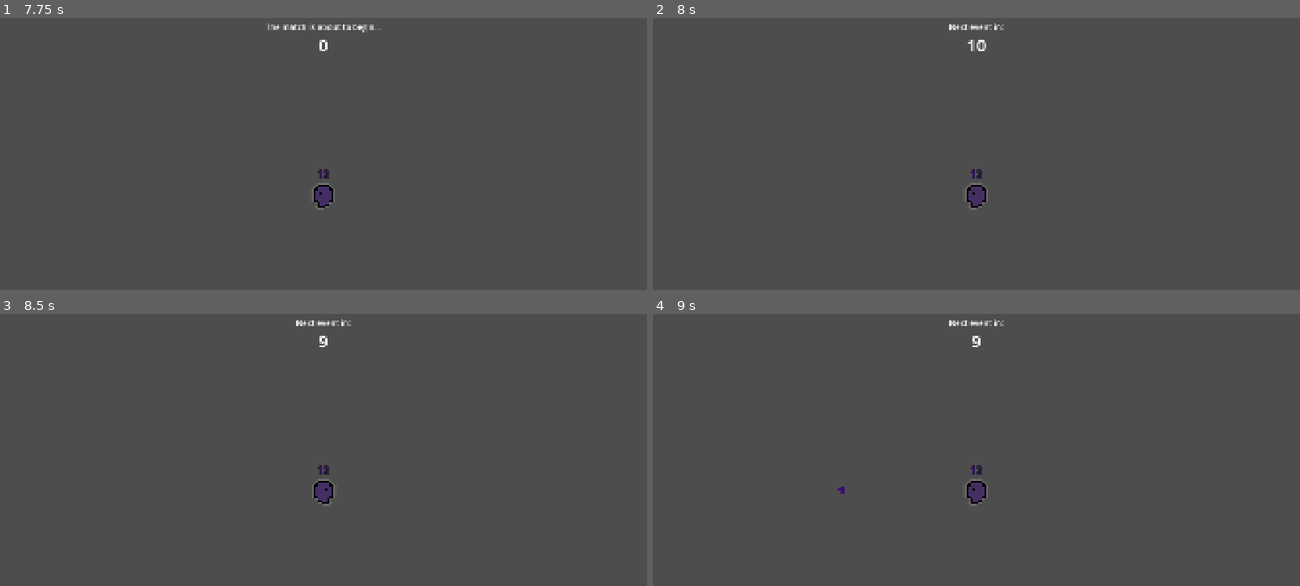
Above: before the commit, frames 1-4 (two rows, left to right).
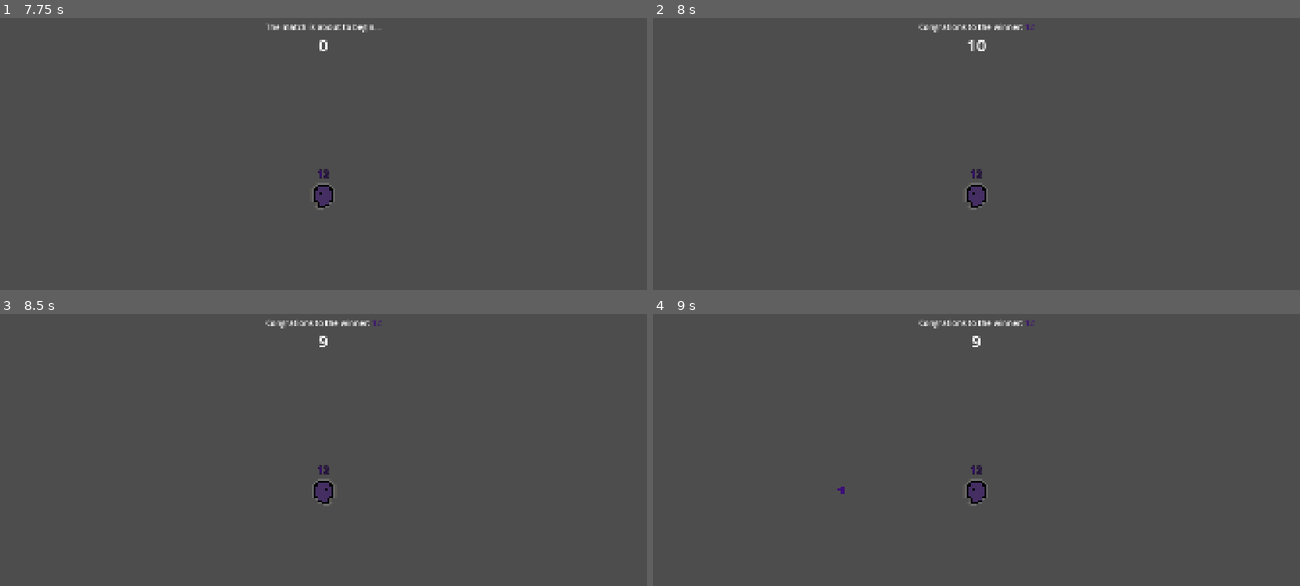
Above: after the commit, the same moments.

Repository: Mrneptune11/Unlimited-Games-Jam
Game: Godot game, scene res://Main/Lobby/Lobby.tscn
Same seed, same stepped clock (60 frames per second), same inputs: the game is played once before the commit and once after it.
Inputs (mouse positions are in pixels of both pictures, inside the frame that each line leads up to):
- Up to frame 1 (7.75 s): click (336, 200) at 0.52 s; type "12" at 0.6 s; click "Host" at 1.25 s; click (323, 194) at 2.02 s; type "12" at 2.1 s; click "Start Game" at 2.75 s; click "Submit" at 3.5 s; tap Enter at 4.25, 6.5 s; hold D (move_right) 4.28-5.78 s; tap 0 every 0.75 s from 4.35 to 7.35 s; tap Space (move_up) at 4.52, 5.27, 5.75, 6.77, 7.25, 7.52 s; hold A (move_left) 5.78-6.53 s; hold D (move_right) from 6.53 s (still down)
- Up to frame 2 (8 s): keep holding D (move_right)
- Up to frame 3 (8.5 s): release D (move_right) at 8.03 s; hold A (move_left) from 8.03 s (still down); tap 0 at 8.1 s; tap Space (move_up) at 8.27 s
- Up to frame 4 (9 s): tap Enter at 8.75 s; release A (move_left) at 8.78 s; hold D (move_right) from 8.78 s (still down); tap 0 at 8.85 s

Frame 1 is identical in both runs. In frame 2, 0.3% of the frame differs, in the area x 41-59%, y 1-6%; in frame 3, 0.3%; in frame 4, 0.3%.

Commit message:
a version of the game loop exists

Diff:
--- a/Main/Lobby/lobby.gd
+++ b/Main/Lobby/lobby.gd
@@ -106,6 +106,16 @@
 	peer.create_client(url)
 	multiplayer.multiplayer_peer = peer
 
+func handle_server_disconnect()->void:
+	for child:Node in $Players.get_children():
+		child.queue_free()
+
+	for child:Node in $Level.get_children():
+		child.queue_free()
+
+	multiplayer.multiplayer_peer.close()
+	multiplayer.multiplayer_peer = null
+	get_tree().change_scene_to_file("res://Main/Lobby/Lobby.tscn")
 
 @rpc("authority", "reliable")
 func force_peer_exit(message:String)->void:
@@ -140,7 +150,7 @@
 
 
 func _on_server_disconnected() -> void:
-	pass
+	handle_server_disconnect()
 #-------------------------------------------------------------------------------
 
 # Level Management
@@ -262,6 +272,13 @@
 	create_game_timer().timeout.connect(event_cycle)
 
 func event_cycle()->void:
+	if contestants.size() == 1:
+		someone_wins(contestants[0])
+		return
+	elif contestants.size() == 0:
+		no_one_wins()
+		return
+
 	$UI.update_event_terminal("Next event in:")
 	await create_game_timer(10).timeout
 
@@ -272,6 +289,22 @@
 	EM.match_event(new_event, self)
 
 	await get_tree().create_timer(5).timeout
+
 	event_cycle()
 
-#-------------------------------------------------------------------------------
+func someone_wins(peer:int)->void:
+	var winner = get_player(peer)
+	var win_message:String = "Congrations to the winner: " + get_player_color_string(winner)
+	$UI.update_event_terminal(win_message)
+	await create_game_timer(10).timeout
+
+	handle_server_disconnect()
+
+func no_one_wins()->void:
+	var end_message:String = "Nobody wins... Thats hilarious (●__●)"
+	$UI.update_event_terminal(end_message)
+	await create_game_timer(10).timeout
+
+	handle_server_disconnect()
+
+#-------------------------------------------------------------------------------
--- a/Main/Managers/EventManager.gd
+++ b/Main/Managers/EventManager.gd
@@ -77,4 +77,5 @@
 	var contestant:int = lobby.pick_rand_contestant()
 	var subject:Player = lobby.get_player(contestant)
 	subject.explode.rpc_id(contestant)
+	lobby.contestants.erase(contestant)
 	return lobby.get_player_color_string(subject) + " has been smited by a higher being."
--- a/Objects/Player/player.gd
+++ b/Objects/Player/player.gd
@@ -83,7 +83,10 @@
 	# Set node authority
 	peer_id = int(name)
 	$ClientSync.set_multiplayer_authority(peer_id)
-	local = (peer_id == multiplayer.get_unique_id())
+
+	if multiplayer.multiplayer_peer:
+		print(player_name)
+		local = (peer_id == multiplayer.get_unique_id())
 
 func _ready() -> void:
 	if (local):
@@ -237,9 +240,6 @@
 	z_index = 100
 
 	hide_player.rpc()
-
-	var lobby:Lobby = get_tree().current_scene
-	lobby.contestants.erase(peer_id)
 
 
 ##Explosion are not a syncronized object, but rather every player spawns one at the correct position
